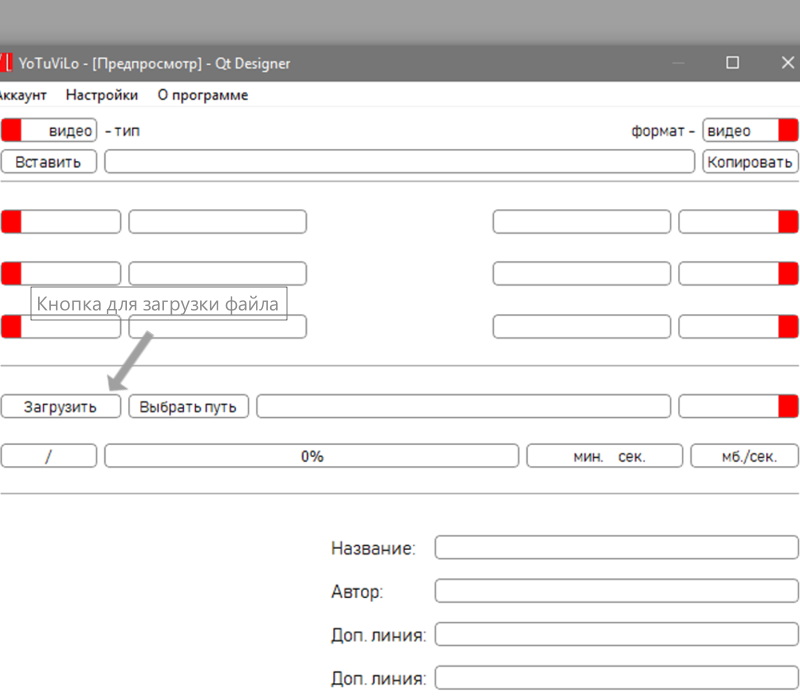
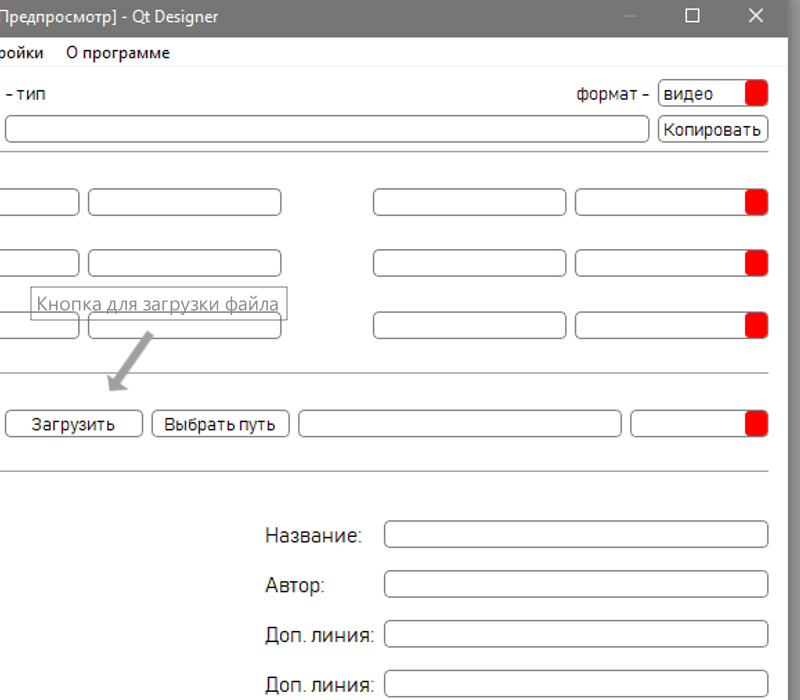
Comparing the layer stacks of the two (800, 700) images. Changes:
added layer "Обычный слой 1 (вставлено)" above "Фон" over <box>0,0,800,700</box>
painted on "Фон" (1st of 2) over <box>0,0,800,700</box>
